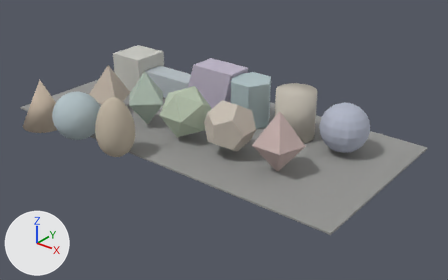
The Blender file SourceAssets/Blender/Props/Training/GeometricPrimitives/P01_BasicPrimitiveBoard/P01_BasicPrimitiveBoard.blend, before and after one commit.
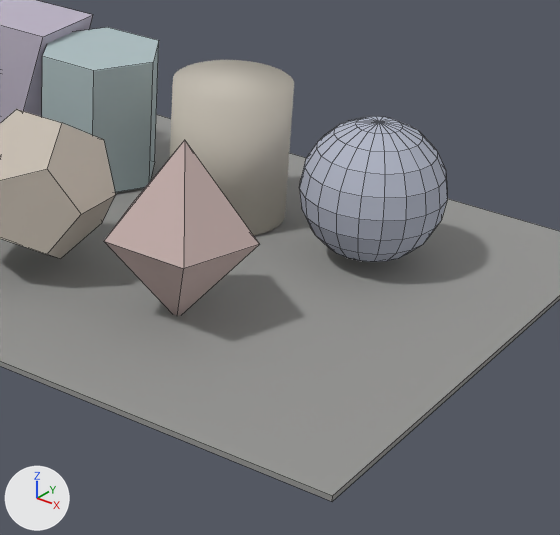
The first picture shows the older version from a camera (50 mm lens) standing at (17.35, -20.6, 12.25) and looking at (1.34, -0.59, -0.16). The close-ups show the older and then the newer version on the part from 48% to 91% of the width and 22% to 88% of the height of that picture. Only the edits that show in the close-ups are written down. Arrows for +X, +Y and +Z are at lower left; the lights stay in place. The close-ups show mesh edges as thin lines.

The first close-up shows 'P01_Cylinder', 'P01_Dodecahedron', 'P01_HexagonalPrism', 'P01_NeutralReviewBase', 'P01_Parallelepiped', 'P01_PentagonalTrapezohedron', 'P01_Zocchihedron'.
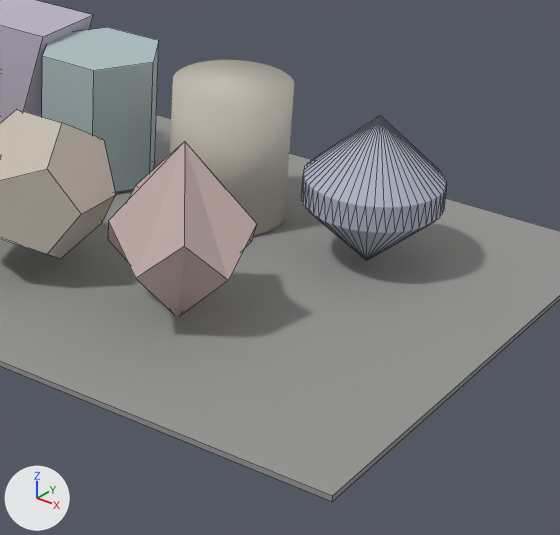
Changed parts and their boxes [x1, y1, x2, y2] in the close-ups (560 x 535 px):
'P01_Zocchihedron', reshaped
    before: [299, 116, 447, 262]
    after: [301, 116, 447, 260]
'P01_PentagonalTrapezohedron', reshaped
    before: [104, 140, 260, 316]
    after: [108, 141, 257, 315]

Patch to the scene script:
```diff
--- a/SourceAssets/Blender/Props/Training/GeometricPrimitives/P01_BasicPrimitiveBoard/P01_BasicPrimitiveBoard.blend.py
+++ b/SourceAssets/Blender/Props/Training/GeometricPrimitives/P01_BasicPrimitiveBoard/P01_BasicPrimitiveBoard.blend.py
@@ me_sphere @@
 # used by ob_p01_zocchihedron; location = (6.25, 1.55, 1.1)
-me_sphere.from_pydata(...)  # 182 vertices, 200 faces; spans x -1.08..1.08, y -1.08..1.08, z -1.08..1.08
+me_sphere.from_pydata(...)  # 102 vertices, 100 faces; spans x -1.04..1.04, y -1.04..1.04, z -1.18..1.18
+# me_sphere part 1: 182 vertices removed from x -1.08..1.08, y -1.08..1.08, z -1.08..1.08; 102 vertices added at x -1.04..1.04, y -1.04..1.04, z -1.18..1.18, forming a UV sphere (50 segments, 3 rings, poles along z)
 me_sphere.materials.append(mat_m_p01_zocchihedron)
@@ me_p01_pentagonaltrapezohedron_mesh @@
 # used by ob_p01_pentagonaltrapezohedron; location = (5.0, -1.65, 1.25)
-me_p01_pentagonaltrapezohedron_mesh.from_pydata(...)  # 7 vertices, 10 faces; spans x -1.07..1.07, y -0.91..1.12, z -1.38..1.38
+me_p01_pentagonaltrapezohedron_mesh.from_pydata(...)  # 12 vertices, 10 faces; spans x -1.01..1.01, y -1.06..1.06, z -1.36..1.36
+# me_p01_pentagonaltrapezohedron_mesh part 2: the whole mesh is rebuilt
 me_p01_pentagonaltrapezohedron_mesh.materials.append(mat_m_p01_pentagonaltrapezohedron)
```
